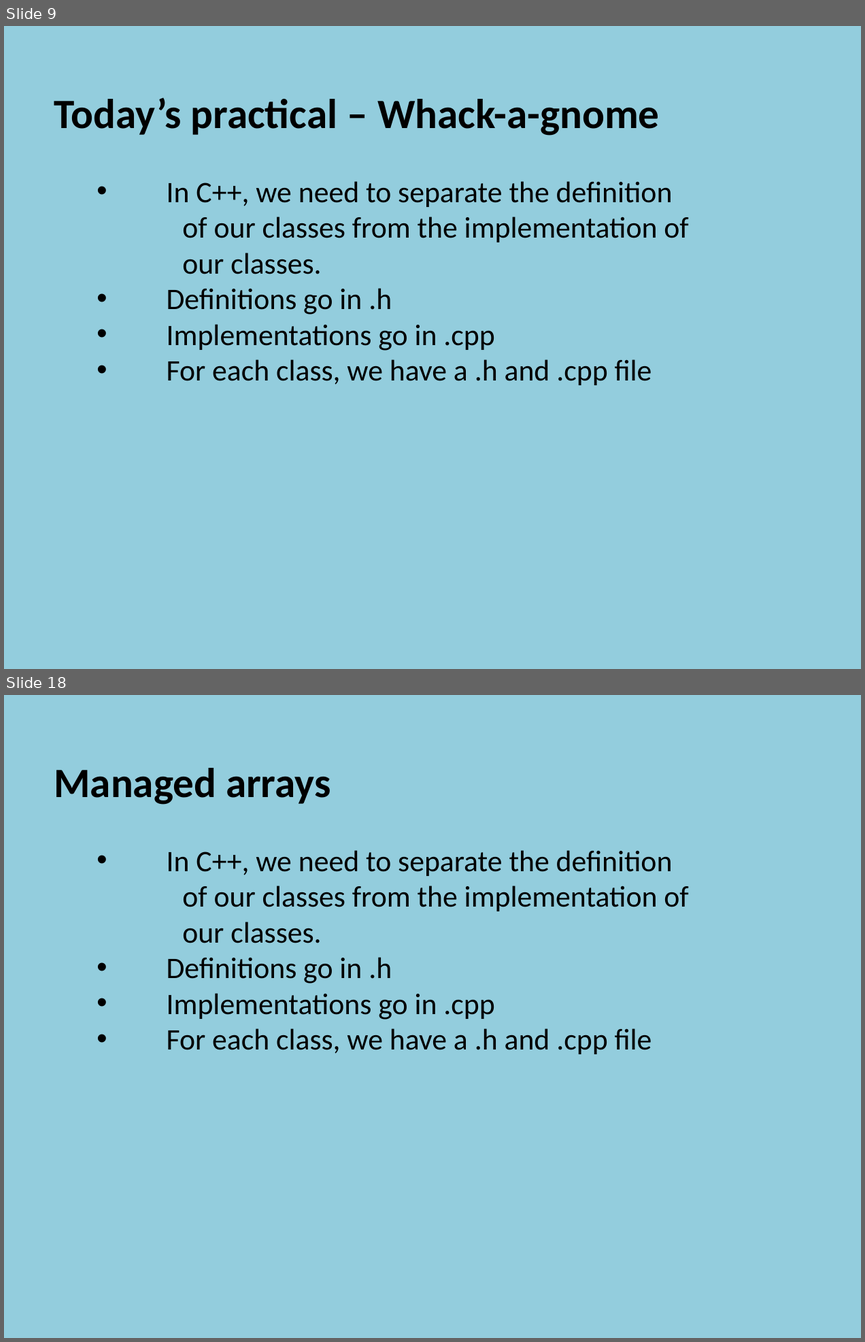
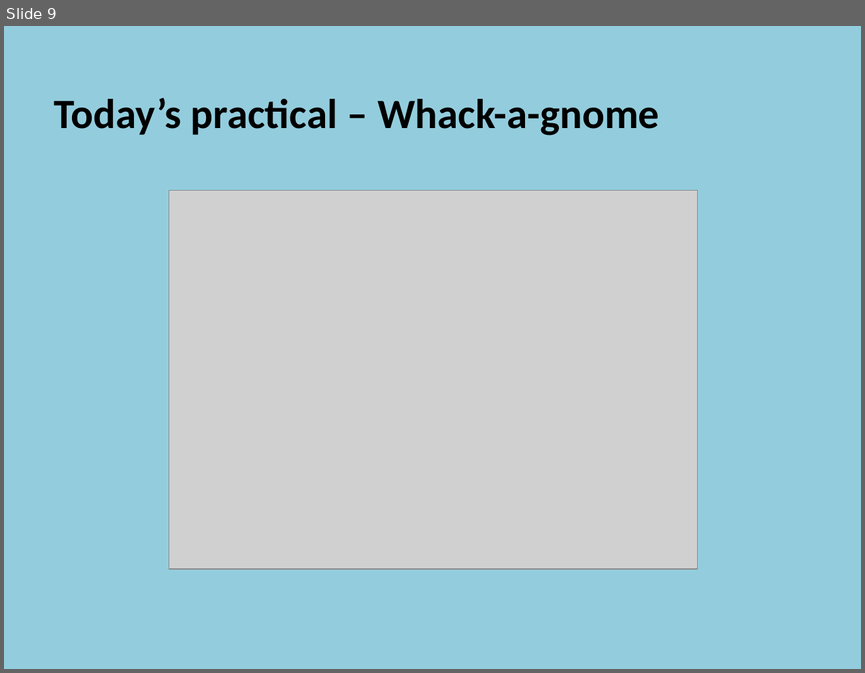
Before and after one commit to szetko/course-materials, a slide deck: Programming 4/02.2 Event Loops/02.2 Event Loops.pptx. Shown one above the other, each under a label of ours: slides 9 and 18 before the commit, slide 9 after it; the slides between them are not shown. The pictures are 865x1342 and 865x673 pixels, drawn with LibreOffice and Linux fonts; fonts in the diff are those of the drawing; grey boxes stand for pictures. Boxes give left, top, right and bottom in pixels: in the first picture for what was removed or moved away, otherwise in the second. Text is boxed around its words. In the diff, an @@ line names an element or a change of style, - is before the commit and + after.

```diff
--- a/Programming 4/02.2 Event Loops/02.2 Event Loops.pptx
+++ b/Programming 4/02.2 Event Loops/02.2 Event Loops.pptx
@@ slide 18 removed at <box>4,695,861,1338</box>, background #93CDDD @@
@@ text removed at <box>54,768,688,1054</box> @@
-  Managed arrays
-    • In C++, we need to separate the definition
-    of our classes from the implementation of
-    our classes.
-    • Definitions go in .h
-    • Implementations go in .cpp
-    • For each class, we have a .h and .cpp file
@@ slide 9 changed as well @@
@@ text at <box>167,181,688,385</box>: paragraphs removed @@
-    • In C++, we need to separate the definition
-    of our classes from the implementation of
-    our classes.
-    • Definitions go in .h
-    • Implementations go in .cpp
-    • For each class, we have a .h and .cpp file
@@ picture added at <box>169,191,697,569</box> @@
```
Also in this commit, not shown: 3 other slides changed, 18 slides added, 20 other slides removed, 2 other files.
